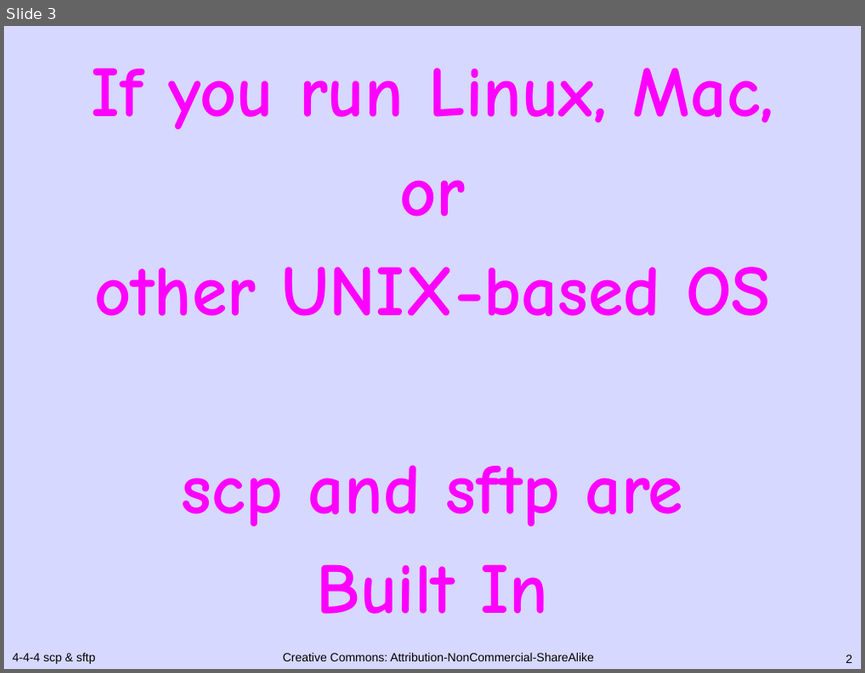
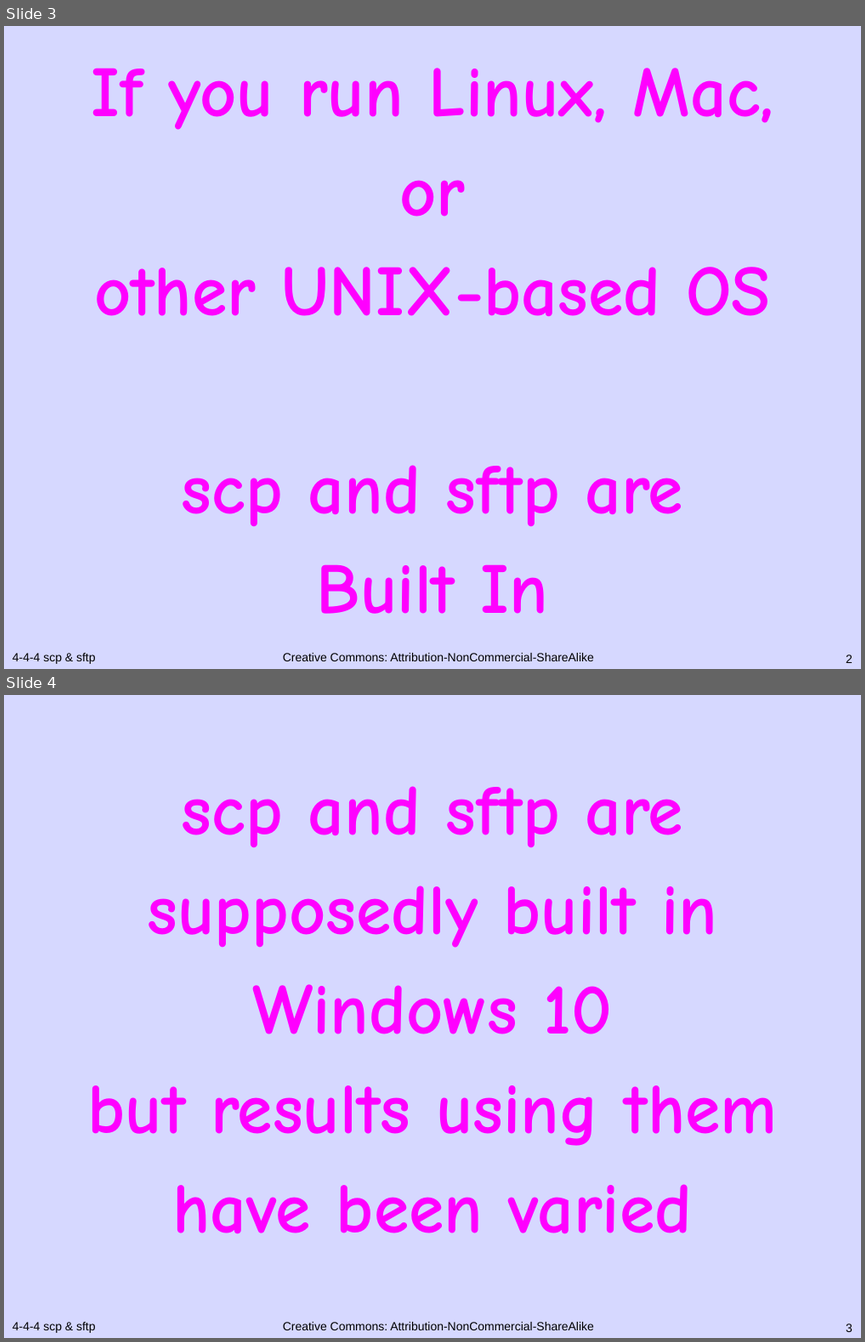
Before and after one commit to randyqx/apricot-sec2019, a slide deck: 4-4-4.scp+sftp.pptx. Shown one above the other, each under a label of ours: slide 3 before the commit, slides 3 and 4 after it. The pictures are 865x673 and 865x1342 pixels, drawn with LibreOffice and Linux fonts; fonts in the diff are those of the drawing. Boxes give left, top, right and bottom in pixels: in the first picture for what was removed or moved away, otherwise in the second. Text is boxed around its words. In the diff, an @@ line names an element or a change of style, - is before the commit and + after.

Commit message:
win 10 may have built in, but ...

```diff
--- a/4-4-4.scp+sftp.pptx
+++ b/4-4-4.scp+sftp.pptx
@@ slide 4 added at box(4, 695, 861, 1338), background #D6D8FF @@
@@ title added at box(87, 786, 778, 1234), 60 pt, text #FF00FF, bold @@
+scp and sftp are
+supposedly built in
+Windows 10
+but results using them
+have been varied
@@ text added at box(12, 1321, 95, 1333), 10 pt, text #000000 @@
+4-4-4 scp & sftp
@@ text added at box(283, 1321, 594, 1330), 10 pt, text #000000 @@
+Creative Commons: Attribution-NonCommercial-ShareAlike
@@ page number added at box(846, 1323, 852, 1332), 10 pt, text #000000 @@
+3
```
Also in this commit, not shown: 1 other file.
